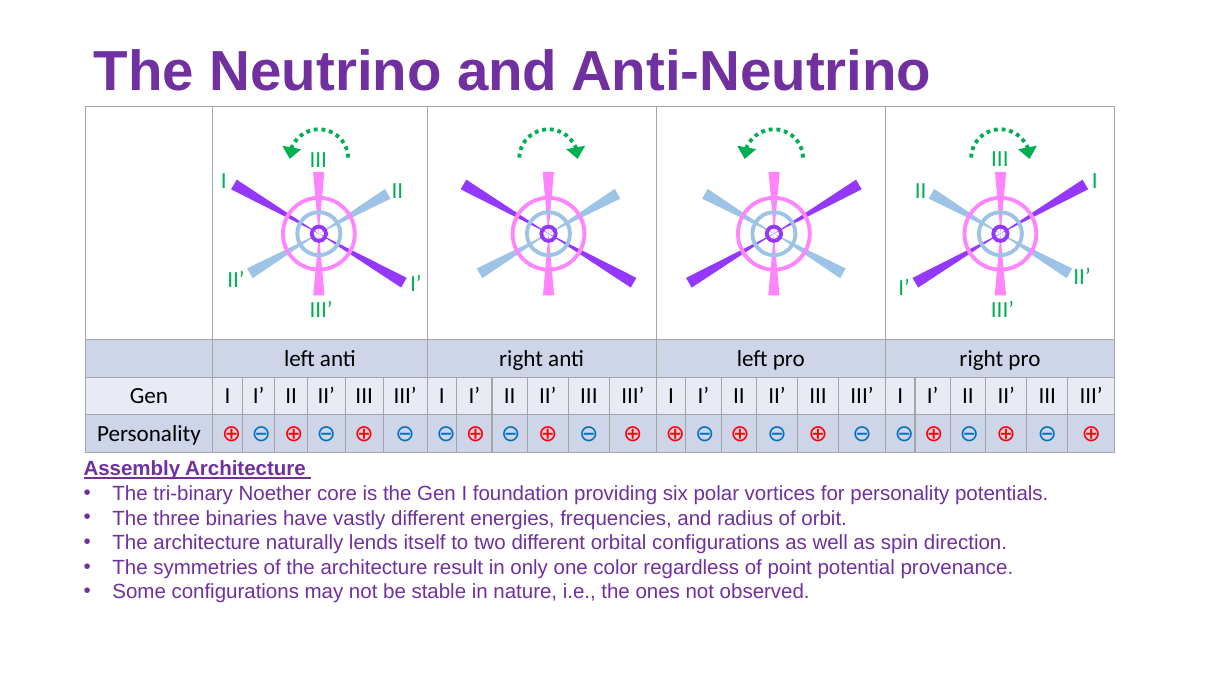
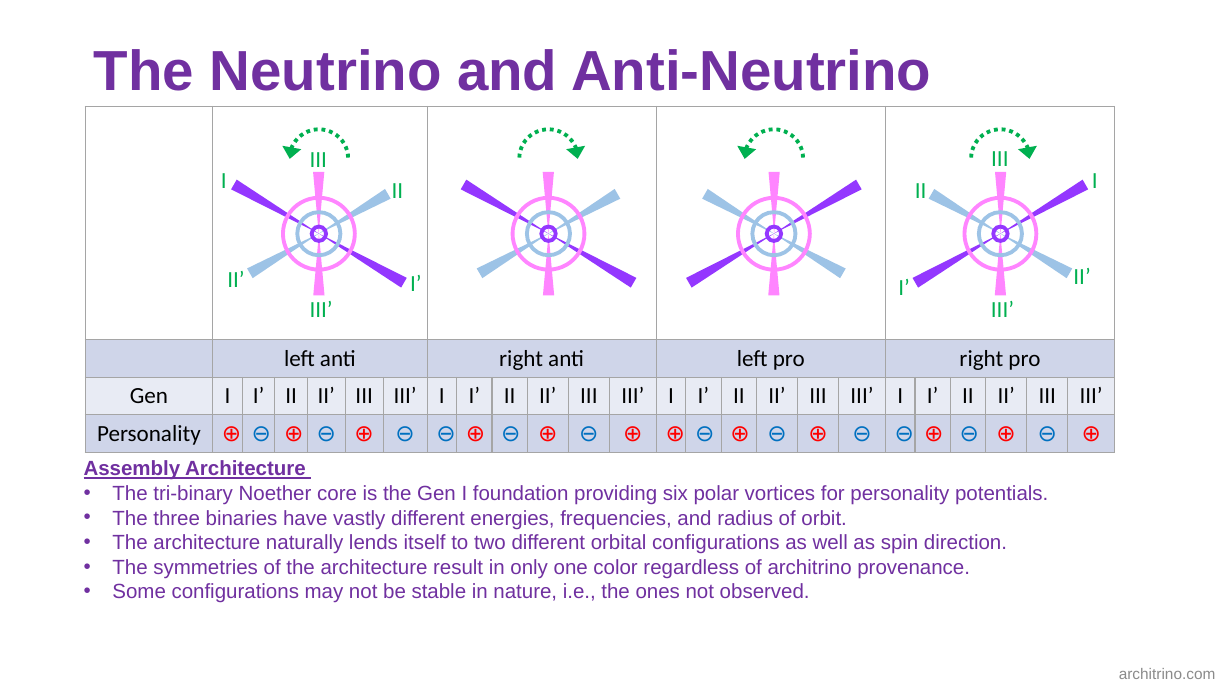
Before and after one commit to jmarkmorris/architrino, a slide deck: slide 34 of reference/archie/presentations/NPQG Assemblies - Intro.pptx. Drawn at 1232x693 pixels with LibreOffice and Linux fonts; fonts in the diff are those of the drawing. Boxes give left, top, right and bottom in pixels: in the first picture for what was removed or moved away, otherwise in the second. Text is boxed around its words. In the diff, an @@ line names an element or a change of style, - is before the commit and + after.

```diff
--- a/reference/archie/presentations/NPQG Assemblies - Intro.pptx
+++ b/reference/archie/presentations/NPQG Assemblies - Intro.pptx
@@ text at (112, 559, 970, 579): text changed @@
-• The symmetries of the architecture result in only one color regardless of point potential provenance.
+• The symmetries of the architecture result in only one color regardless of architrino provenance.
@@ text added at (1119, 668, 1216, 679), 12 pt, text #8C8C8C @@
+architrino.com
```
Also in this commit, not shown: 35 other slides changed, 22 other files.
